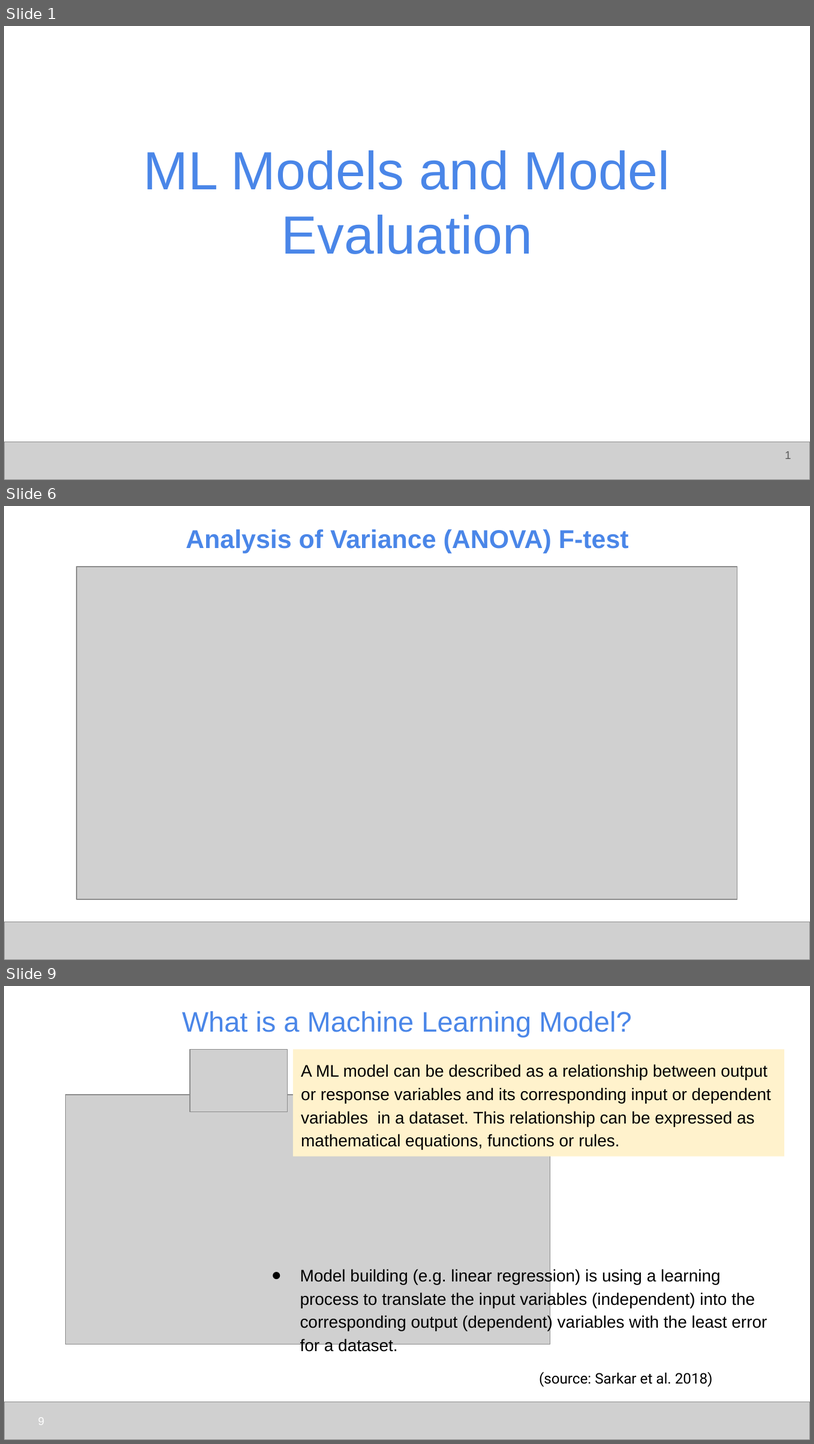
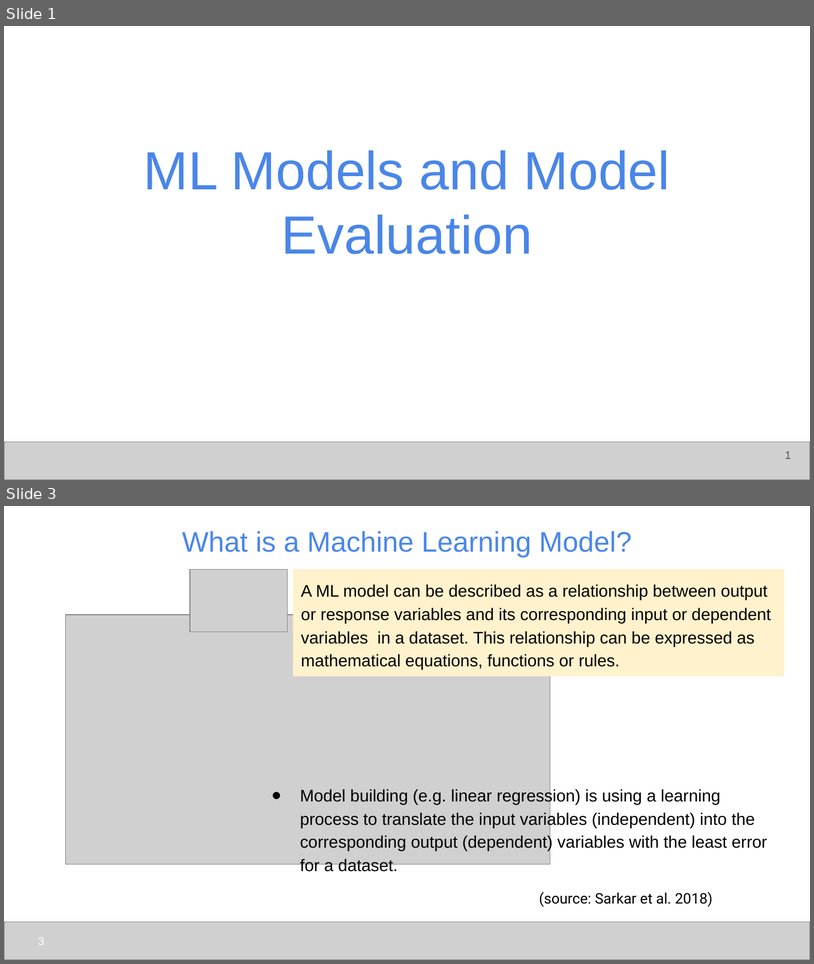
Before and after one commit to udel-cbcb/NIGMS-Sandbox-UD, a slide deck: Submodule_4/Lectures/Submodule_4_Lecture_1_ML_Models_and_Model_Evaluation.pptx. Shown one above the other, each under a label of ours: slides 1, 6 and 9 before the commit, slides 1 and 3 after it; the slides between them are not shown. The pictures are 814x1444 and 814x964 pixels, drawn with LibreOffice and Linux fonts; fonts in the diff are those of the drawing; grey boxes stand for pictures. Boxes give left, top, right and bottom in pixels: in the first picture for what was removed or moved away, otherwise in the second. Text is boxed around its words. In the diff, an @@ line names an element or a change of style, - is before the commit and + after.

```diff
--- a/Submodule_4/Lectures/Submodule_4_Lecture_1_ML_Models_and_Model_Evaluation.pptx
+++ b/Submodule_4/Lectures/Submodule_4_Lecture_1_ML_Models_and_Model_Evaluation.pptx
@@ slide 6 removed at <box>4,506,810,960</box>, background #FFFFFF @@
@@ text removed at <box>186,529,629,553</box> @@
-Analysis of Variance (ANOVA) F-test
@@ picture removed at <box>77,567,738,899</box> @@
@@ picture removed at <box>4,921,810,959</box> @@
@@ what was slide 9 is now slide 3 @@
@@ page number at <box>38,937,44,945</box>: text changed @@
-9
+3
```
Also in this commit, not shown: 2 slides changed, 6 other slides removed, 1 other file.
